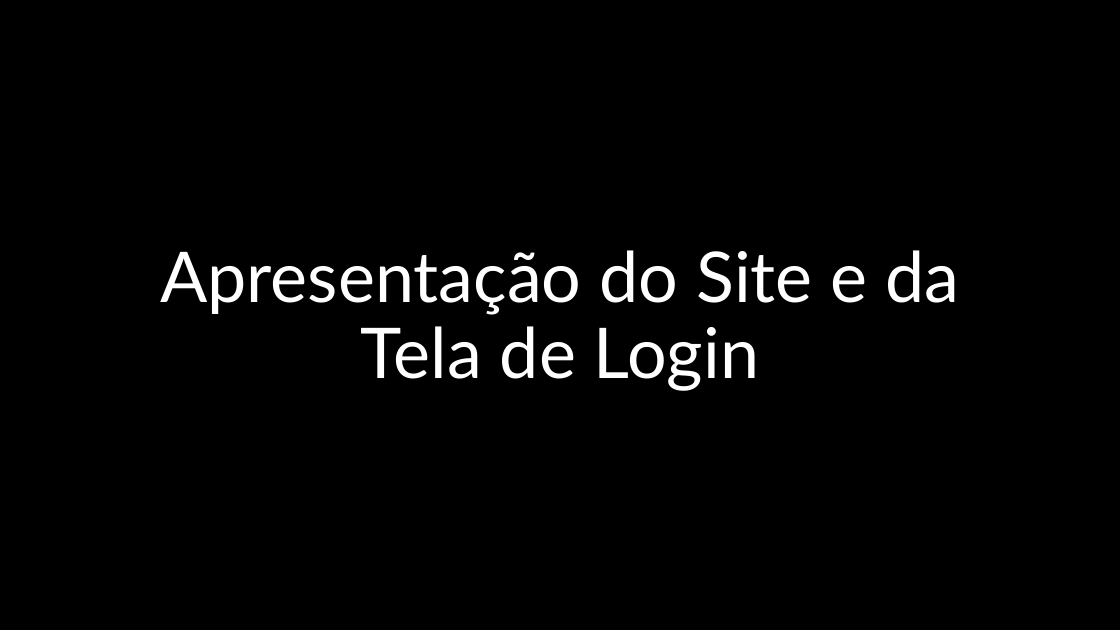
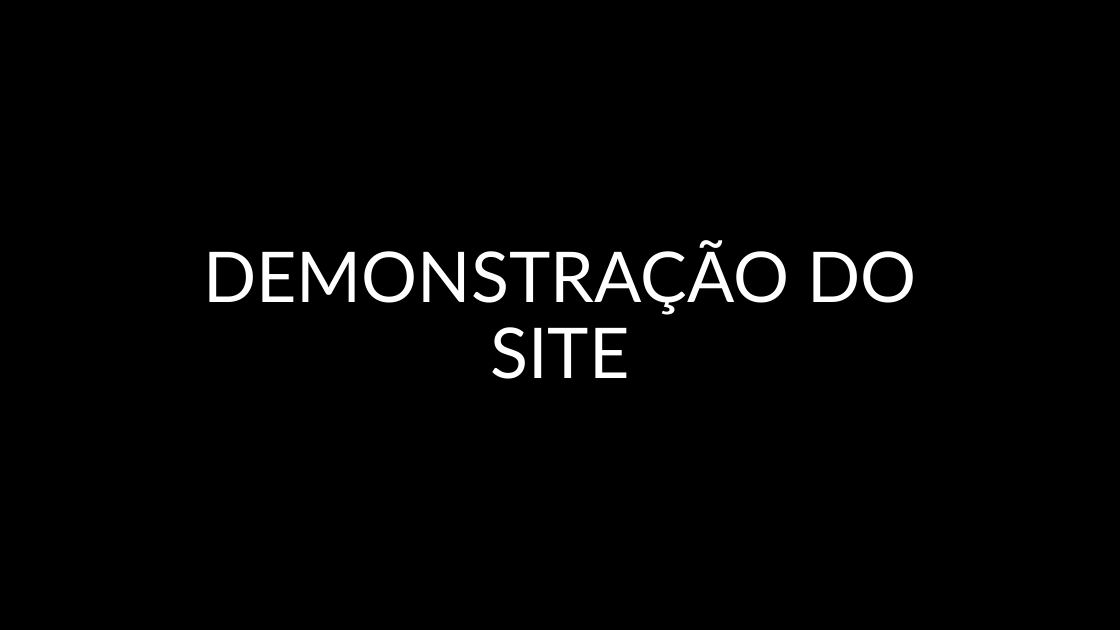
Before and after one commit to BandTec/control-block, a slide deck: slide 9 of Apresentação-PI.pptx. Drawn at 1120x630 pixels with LibreOffice and Linux fonts; fonts in the diff are those of the drawing; background and template pictures are left out. Boxes give left, top, right and bottom in pixels: in the first picture for what was removed or moved away, otherwise in the second. Text is boxed around its words. In the diff, an @@ line names an element or a change of style, - is before the commit and + after.

```diff
--- a/Apresentação-PI.pptx
+++ b/Apresentação-PI.pptx
@@ title at box(203, 241, 916, 379): text changed @@
-Apresentação do Site e da Tela de Login
+DEMONSTRAÇÃO DO SITE
```
Also in this commit, not shown: 1 other slide changed, 3 other files.
